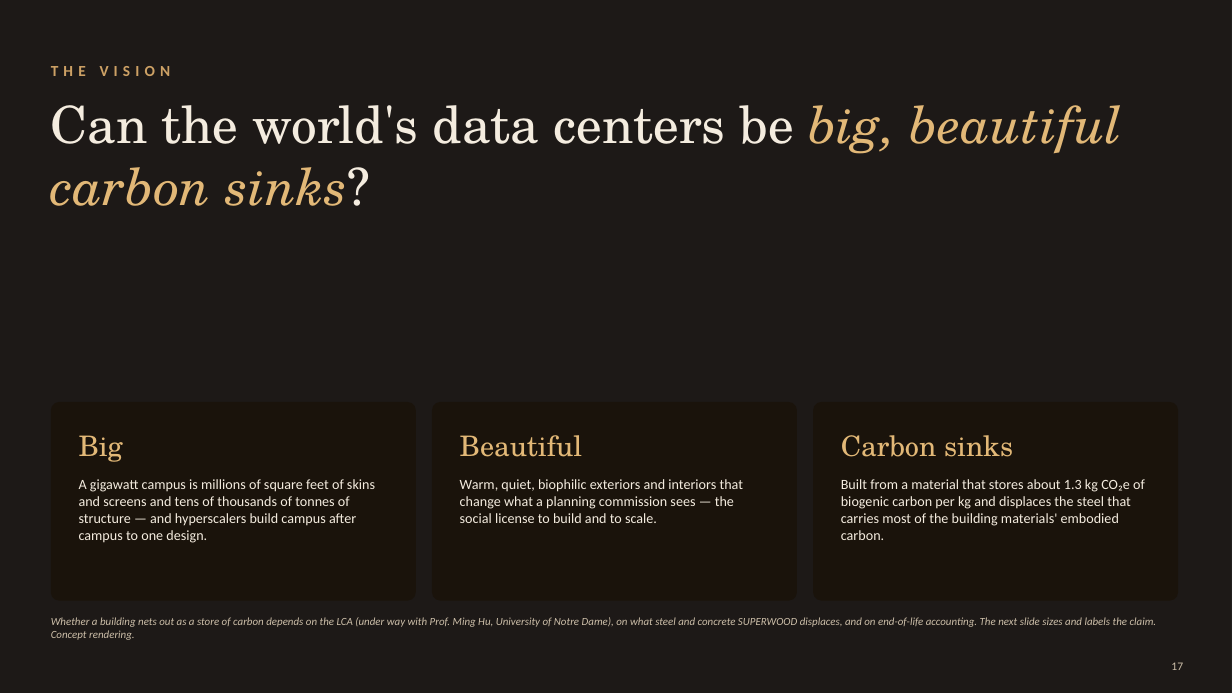
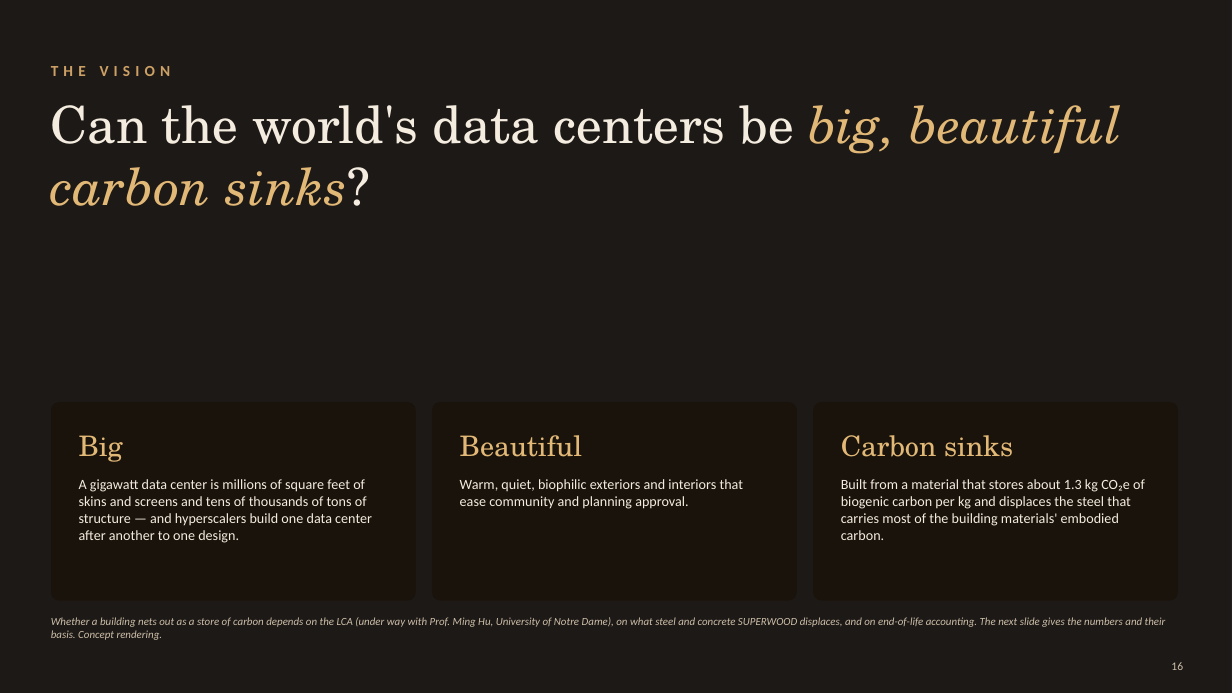
Before and after one commit to alau-hi/decks, a slide deck: slide 16 of superwood-datacenter-investor/SUPERWOOD-for-Data-Centers-Companion.pptx (slide 17 before the commit). Drawn at 1232x693 pixels with LibreOffice and Linux fonts; fonts in the diff are those of the drawing; background and template pictures are left out; a plain dark background stands for a picture behind light text. Boxes give left, top, right and bottom in pixels: in the first picture for what was removed or moved away, otherwise in the second. Text is boxed around its words. In the diff, an @@ line names an element or a change of style, - is before the commit and + after.

```diff
--- a/superwood-datacenter-investor/SUPERWOOD-for-Data-Centers-Companion.pptx
+++ b/superwood-datacenter-investor/SUPERWOOD-for-Data-Centers-Companion.pptx
@@ text at [79,479,372,543]: text changed @@
-A gigawatt campus is millions of square feet of skins and screens and tens of thousands of tonnes of structure — and hyperscalers build campus after campus to one design.
+A gigawatt data center is millions of square feet of skins and screens and tens of thousands of tons of structure — and hyperscalers build one data center after another to one design.
@@ text at [460,479,744,509]: text changed @@
-Warm, quiet, biophilic exteriors and interiors that change what a planning commission sees — the social license to build and to scale.
+Warm, quiet, biophilic exteriors and interiors that ease community and planning approval.
@@ text at [51,617,1166,640]: text changed @@
-Whether a building nets out as a store of carbon depends on the LCA (under way with Prof. Ming Hu, University of Notre Dame), on what steel and concrete SUPERWOOD displaces, and on end-of-life accounting. The next slide sizes and labels the claim. Concept rendering.
+Whether a building nets out as a store of carbon depends on the LCA (under way with Prof. Ming Hu, University of Notre Dame), on what steel and concrete SUPERWOOD displaces, and on end-of-life accounting. The next slide gives the numbers and their basis. Concept rendering.
@@ page number at [1171,662,1183,670]: text changed @@
-17
+16
```
Also in this commit, not shown: 17 other slides changed, 2 slides added, 3 slides removed, 13 other files.
